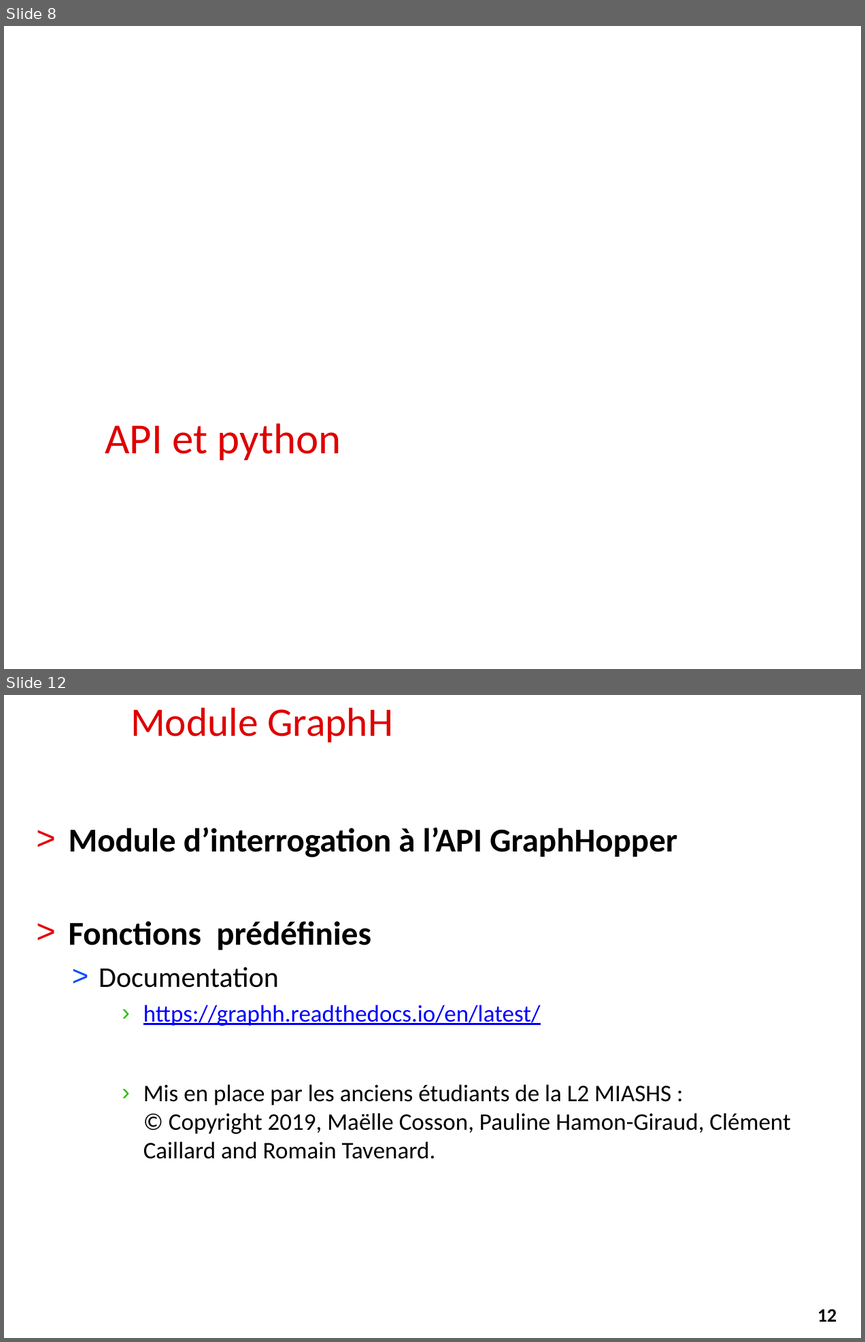
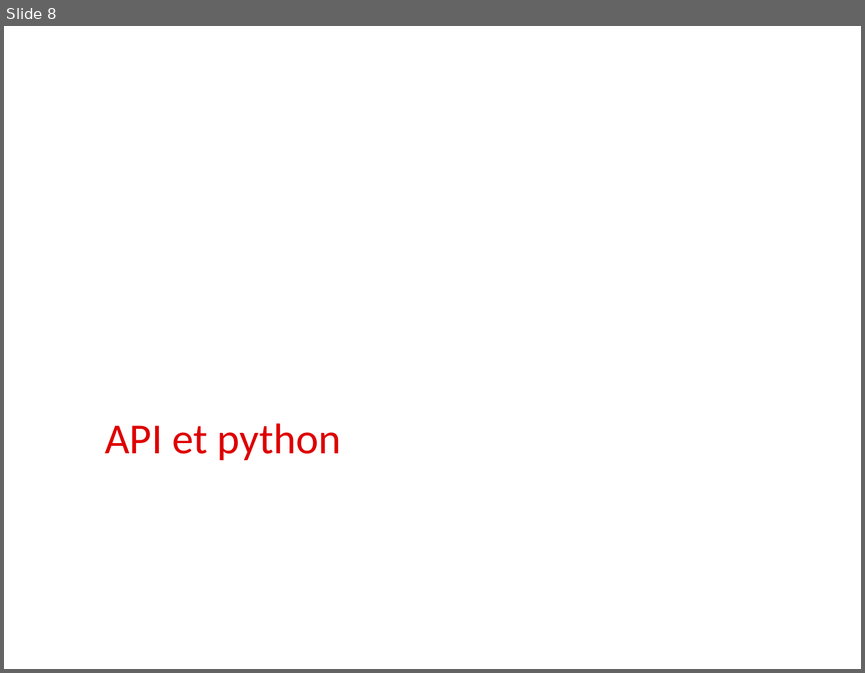
Before and after one commit to alemaitr/python_opendata_l2, a slide deck: cours3.pptx. Shown one above the other, each under a label of ours: slides 8 and 12 before the commit, slide 8 after it; the slides between them are not shown. The pictures are 865x1342 and 865x673 pixels, drawn with LibreOffice and Linux fonts; fonts in the diff are those of the drawing; background and template pictures are left out. Boxes give left, top, right and bottom in pixels: in the first picture for what was removed or moved away, otherwise in the second. Text is boxed around its words. In the diff, an @@ line names an element or a change of style, - is before the commit and + after.

```diff
--- a/cours3.pptx
+++ b/cours3.pptx
@@ slide 12 removed at (x1=4, y1=695, x2=861, y2=1338), background #FFFFFF @@
@@ title removed at (x1=130, y1=707, x2=393, y2=743) @@
-Module GraphH
@@ text removed at (x1=69, y1=827, x2=790, y2=1159) @@
-> Module d’interrogation à l’API GraphHopper
-> Fonctions prédéfinies
-  > Documentation
-    › https://graphh.readthedocs.io/en/latest/
-    › Mis en place par les anciens étudiants de la L2 MIASHS :
-      © Copyright 2019, Maëlle Cosson, Pauline Hamon-Giraud, Clément Caillard and Romain Tavenard.
@@ page number removed at (x1=800, y1=1297, x2=854, y2=1331) @@
-12
```
Also in this commit, not shown: 4 slides changed, 4 slides added, 5 other slides removed, 1 other file.
